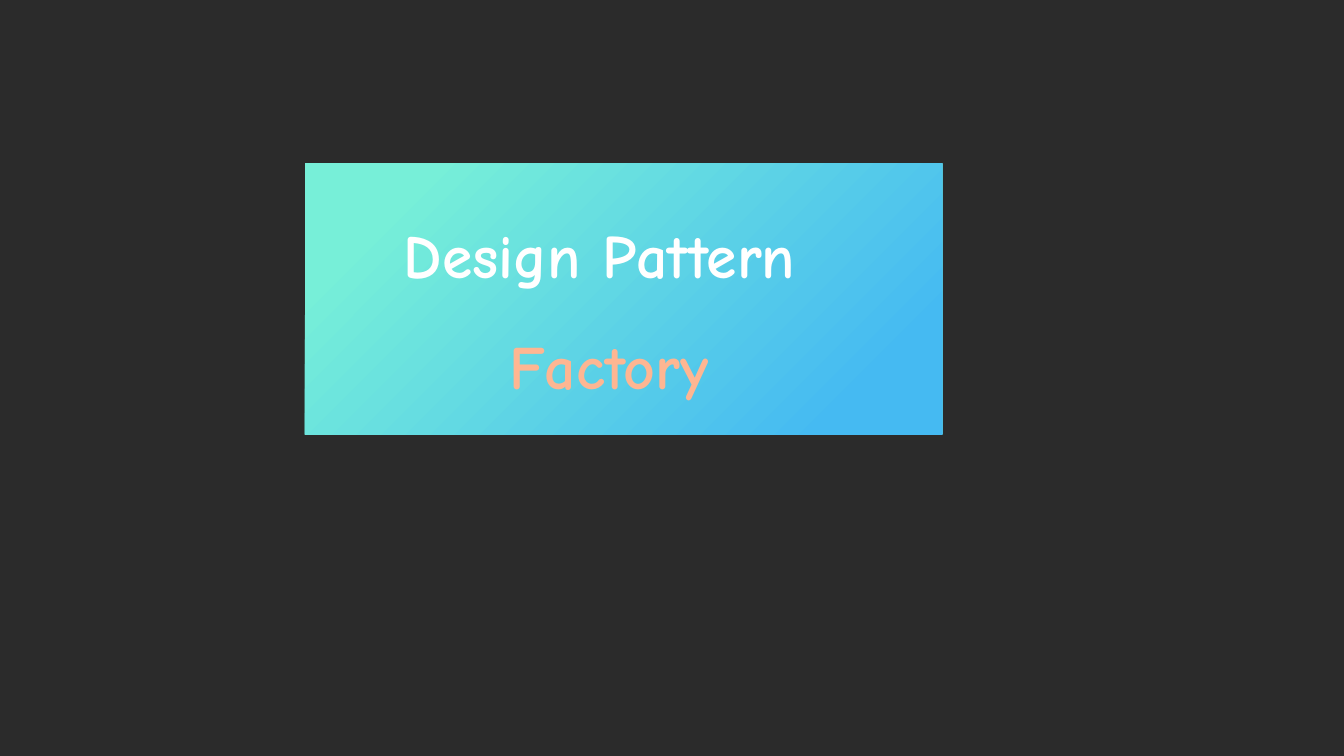
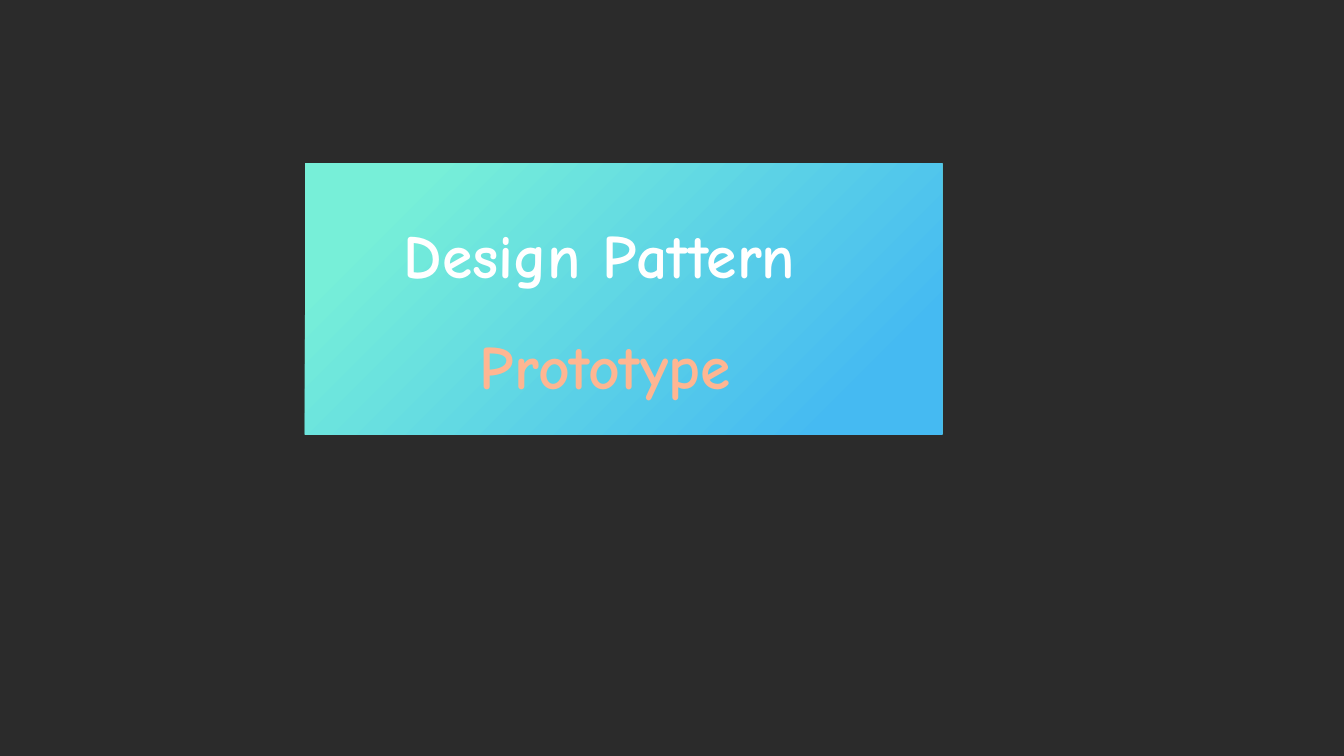
Before and after one commit to ParadeTo/blog, a slide deck: slide 9 of 公众号封面.pptx. Drawn at 1344x756 pixels with LibreOffice and Linux fonts; fonts in the diff are those of the drawing; background and template pictures are left out; a plain dark background stands for a picture behind light text. Boxes give left, top, right and bottom in pixels: in the first picture for what was removed or moved away, otherwise in the second. Text is boxed around its words. In the diff, an @@ line names an element or a change of style, - is before the commit and + after.

```diff
--- a/公众号封面.pptx
+++ b/公众号封面.pptx
@@ text at (480,347,731,401): text changed @@
-Factory
+Prototype
```
Also in this commit, not shown: 1 slide added, 4 other files.
